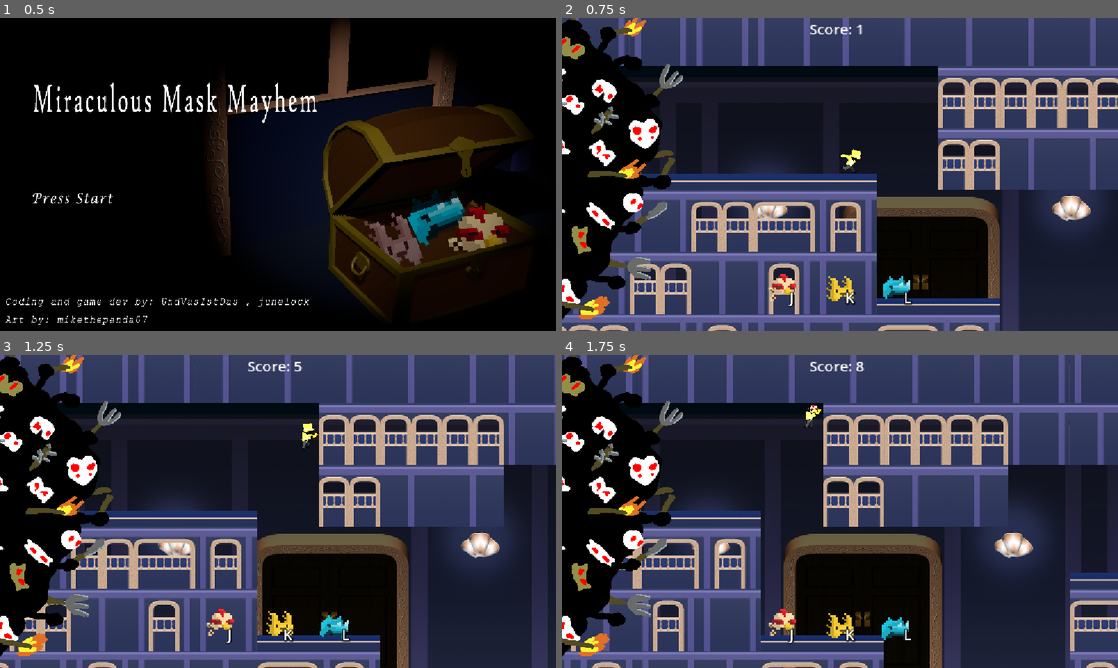
Above: before the commit, frames 1-4 (two rows, left to right).
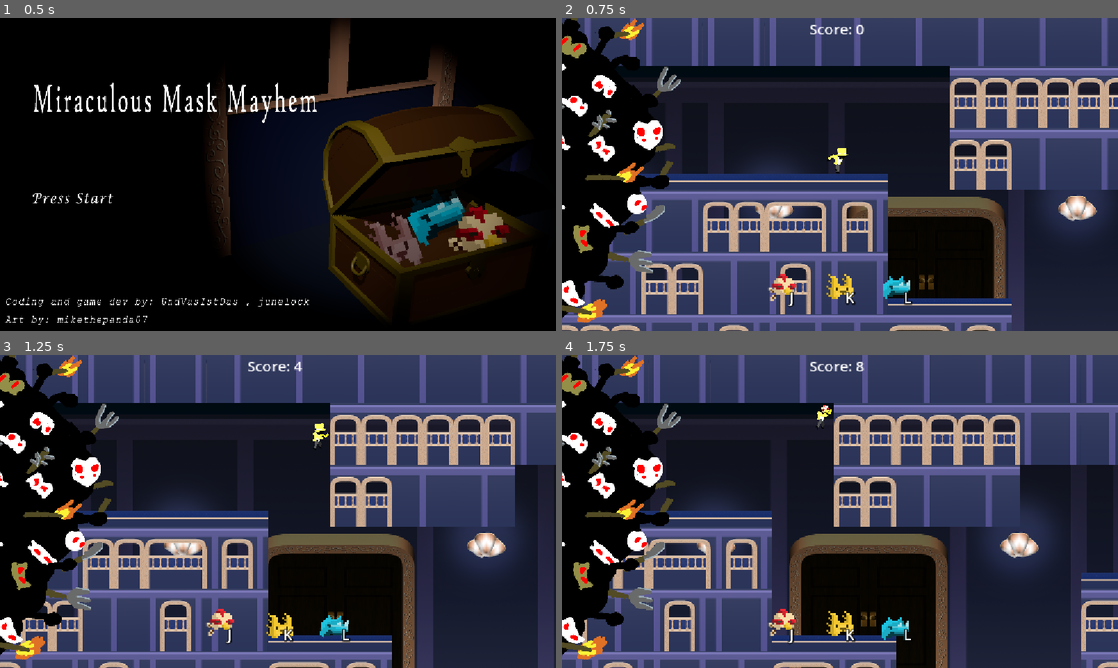
Above: after the commit, the same moments.

Repository: UndVasIstDas/GlobalGameJam2026
Game: Godot game, scene res://Levels/main_menu.tscn
Two runs of this game, one before a commit and one after it. Both use one fixed random seed, a clock stepped at 60 frames per second and the inputs below.
Inputs:
- Up to frame 1 (0.5 s): no input
- Up to frame 2 (0.75 s): tap Enter (Start) at 0.5, 0.6 s; hold D (Right) from 0.53 s (still down)
- Up to frame 3 (1.25 s): keep holding D (Right); tap Space (Jump) at 0.77 s
- Up to frame 4 (1.75 s): keep holding D (Right); tap J (Power1) at 1.35 s; tap Space (Jump) at 1.52 s; tap Enter (Start) at 1.55 s

Frame 1 is identical in both runs. In frame 2, 24% of the frame differs, in the area x 0-100%, y 0-100%; in frame 3, 24%; in frame 4, 24%.

Commit message:
Splash screen pending instructions

Diff:
--- a/Levels/main_menu.gd
+++ b/Levels/main_menu.gd
@@ -1,6 +1,6 @@
 extends Node2D
 
-var started = false
+var num_enter_pressed = 0
 
 # Called when the node enters the scene tree for the first time.
 func _ready() -> void:
@@ -9,13 +9,17 @@
 
 # Called every frame. 'delta' is the elapsed time since the previous frame.
 func _process(_delta: float) -> void:
-	if Input.is_action_just_pressed("Start") and not started: load_world(null)
+	if Input.is_action_just_pressed("Start") and num_enter_pressed <= 1: load_world(null)
 
 
 func load_world(world):
-	if(world):
+	num_enter_pressed += 1
+	get_node("MainMenu/SplashArt").visible = false
+	if num_enter_pressed == 1:
+		get_node("MainMenu/Instructions").visible = true
+		return
+	elif(world):
 		remove_child(world)
 		world.queue_free()
-	get_node("MainMenu").visible = false
+	get_node("MainMenu/Instructions").visible = false
 	add_child(load("res://Levels/world.tscn").instantiate())
-	started = true
--- a/Levels/main_menu.tscn
+++ b/Levels/main_menu.tscn
@@ -26,3 +26,18 @@
 offset_bottom = 1080.0
 scale = Vector2(0.6, 0.6)
 texture = ExtResource("2_jy27m")
+
+[node name="Instructions" type="TextureRect" parent="MainMenu" unique_id=679842113]
+visible = false
+layout_mode = 1
+anchors_preset = 8
+anchor_left = 0.5
+anchor_top = 0.5
+anchor_right = 0.5
+anchor_bottom = 0.5
+offset_left = -20.0
+offset_top = -20.0
+offset_right = 20.0
+offset_bottom = 20.0
+grow_horizontal = 2
+grow_vertical = 2
